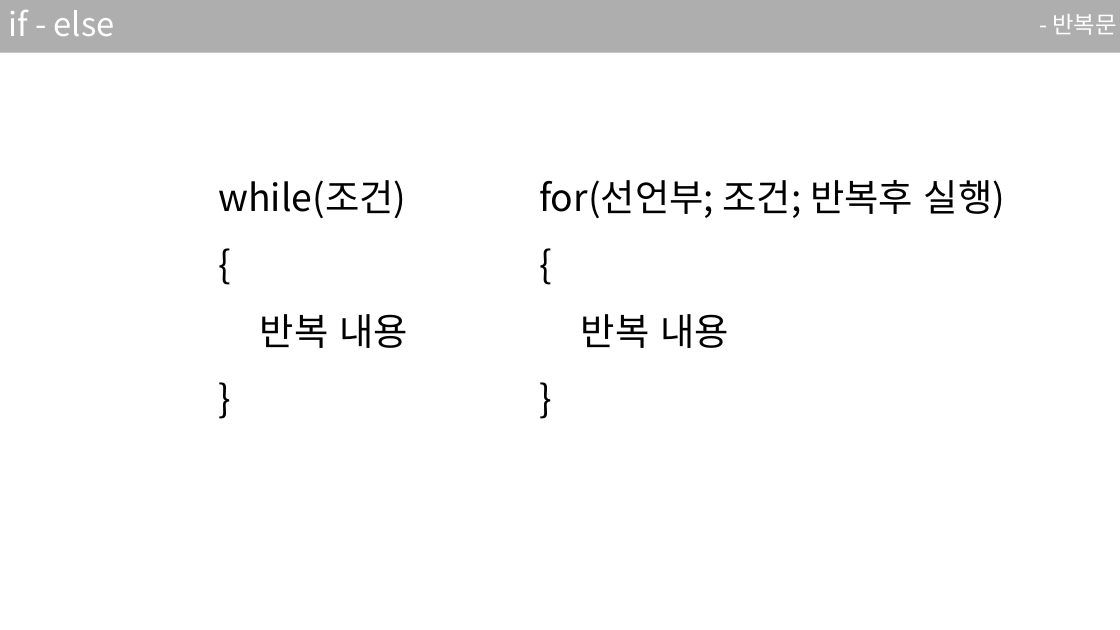
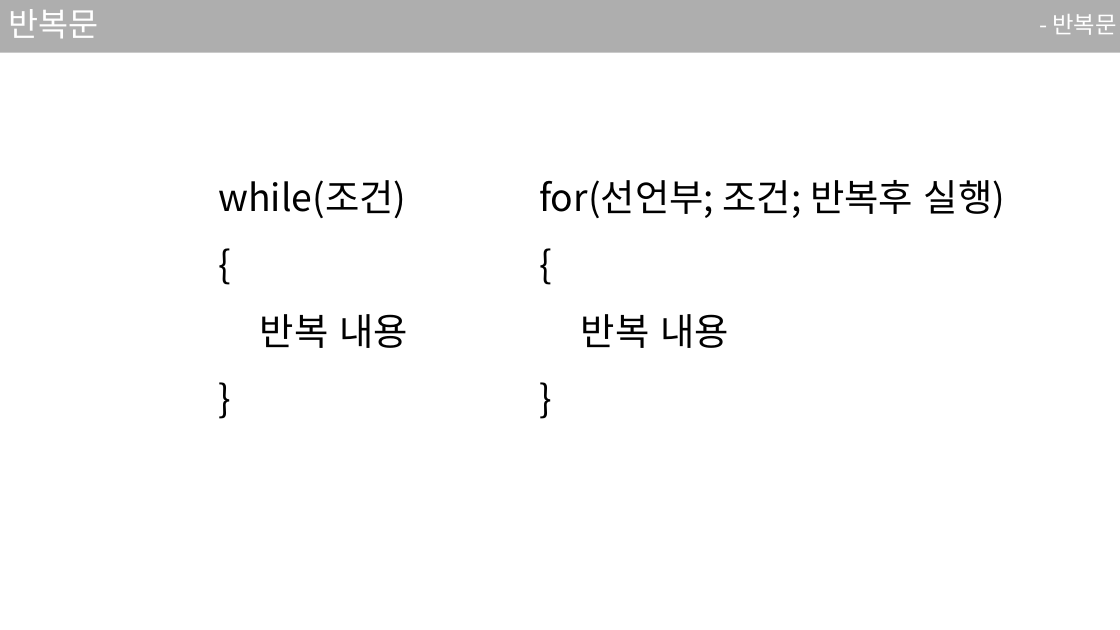
Before and after one commit to sjsjsj1246/EC_C_Language_Study, a slide deck: slide 42 of ppt/2강.pptx. Drawn at 1120x630 pixels with LibreOffice and Linux fonts; fonts in the diff are those of the drawing. Boxes give left, top, right and bottom in pixels: in the first picture for what was removed or moved away, otherwise in the second. Text is boxed around its words. In the diff, an @@ line names an element or a change of style, - is before the commit and + after.

```diff
--- a/ppt/2강.pptx
+++ b/ppt/2강.pptx
@@ title at [8, 9, 98, 39]: text changed @@
-if - else
+반복문
```
Also in this commit, not shown: 1 other slide changed, 1 other file.
